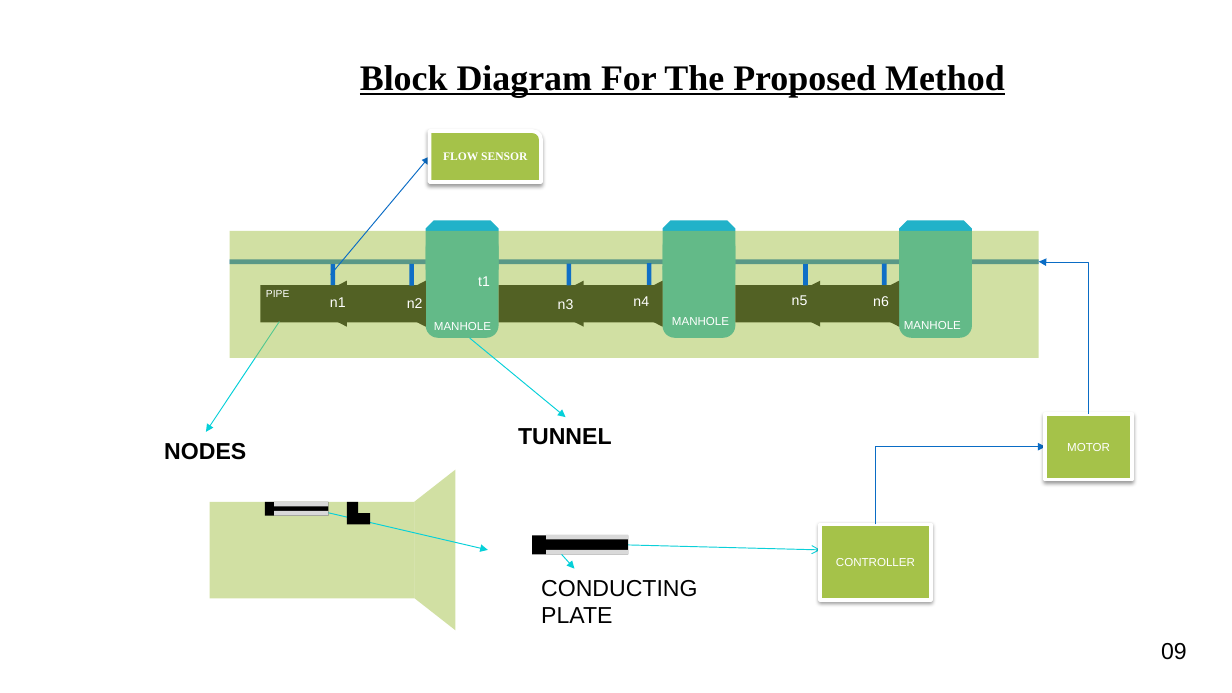
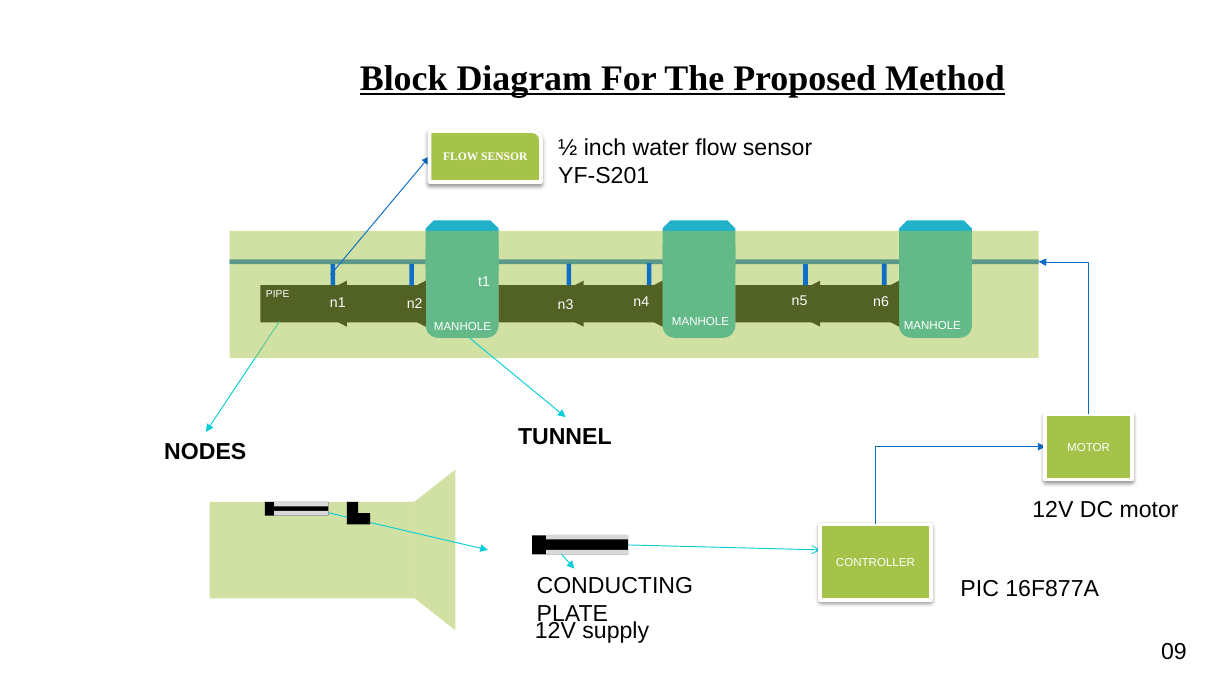
Before and after one commit to MANOJI-T/sewage_project, a slide deck: slide 9 of 1stReview.pptx. Drawn at 1232x693 pixels with LibreOffice and Linux fonts; fonts in the diff are those of the drawing; background and template pictures are left out. Boxes give left, top, right and bottom in pixels: in the first picture for what was removed or moved away, otherwise in the second. Text is boxed around its words. In the diff, an @@ line names an element or a change of style, - is before the commit and + after.

```diff
--- a/1stReview.pptx
+++ b/1stReview.pptx
@@ text added at (x1=558, y1=138, x2=812, y2=184), 18 pt, text #000000 @@
+½ inch water flow sensor YF-S201
@@ text added at (x1=1032, y1=501, x2=1179, y2=518), 18 pt, text #000000 @@
+12V DC motor
@@ text "CONDUCTING PLATE" rewrapped from (x1=541, y1=580, x2=697, y2=623) to (x1=537, y1=577, x2=693, y2=626) @@
@@ text added at (x1=960, y1=580, x2=1099, y2=597), 18 pt, text #000000 @@
+PIC 16F877A
@@ text added at (x1=535, y1=619, x2=649, y2=643), 18 pt, text #000000 @@
+12V supply
```
Also in this commit, not shown: 5 other slides changed.
